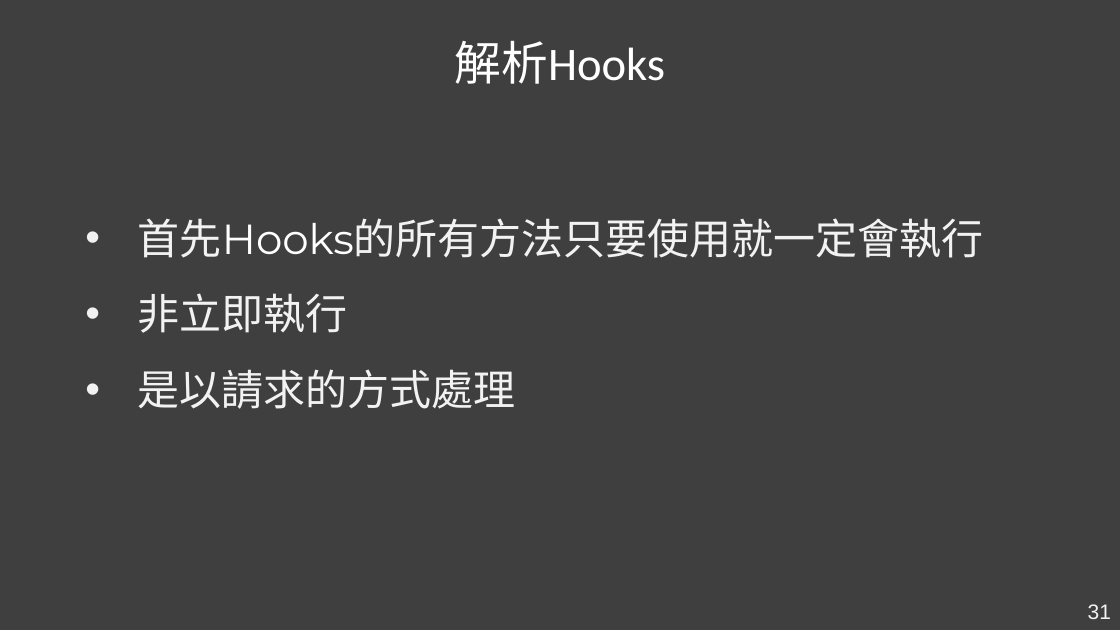
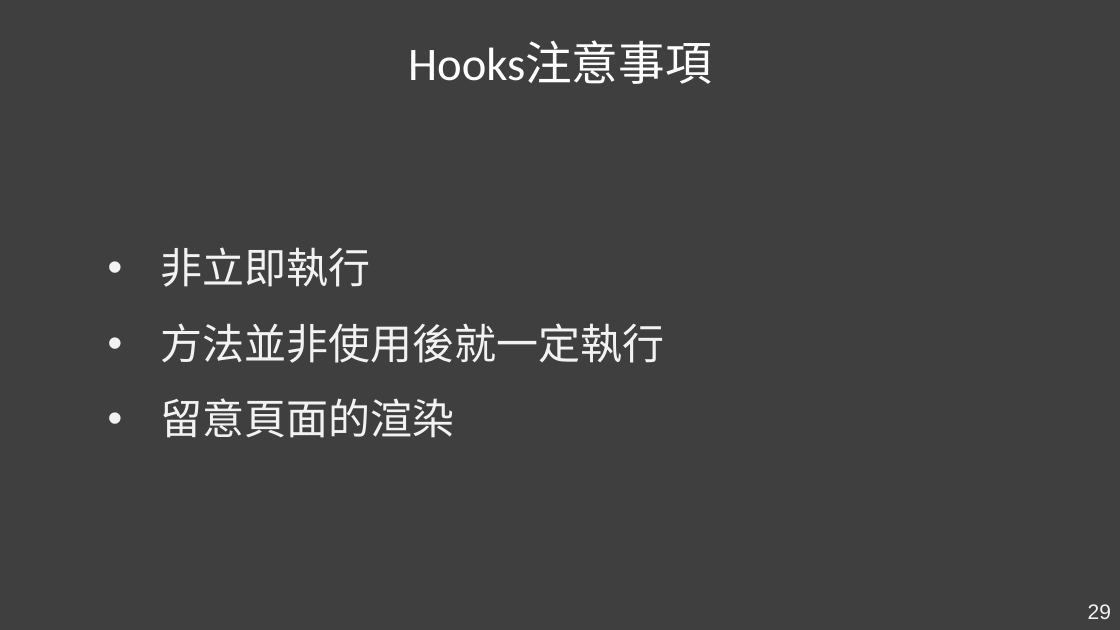
Before and after one commit to Kader-coder/React-Hooks, a slide deck: slide 29 of PPT/React Hooks &.pptx (slide 31 before the commit). Drawn at 1120x630 pixels with LibreOffice and Linux fonts; fonts in the diff are those of the drawing. Boxes give left, top, right and bottom in pixels: in the first picture for what was removed or moved away, otherwise in the second. Text is boxed around its words. In the diff, an @@ line names an element or a change of style, - is before the commit and + after.

```diff
--- a/PPT/React Hooks &.pptx
+++ b/PPT/React Hooks &.pptx
@@ text at (408,41,712,84): text changed @@
-解析Hooks
+Hooks注意事項
@@ text "非立即執行": place and size @@
-text "非立即執行" at (138,218,984,409)
+text "非立即執行" at (160,247,664,438)
@@ text at (138,218,984,258): paragraph removed @@
-• 首先Hooks的所有方法只要使用就一定會執行
@@ text at (160,323,664,438): text changed @@
-• 是以請求的方式處理
+• 方法並非使用後就一定執行
+• 留意頁面的渲染
@@ page number at (1088,604,1111,619): text changed @@
-31
+29
```
Also in this commit, not shown: 9 other slides changed, 4 slides added, 5 slides removed, 1 other file.
